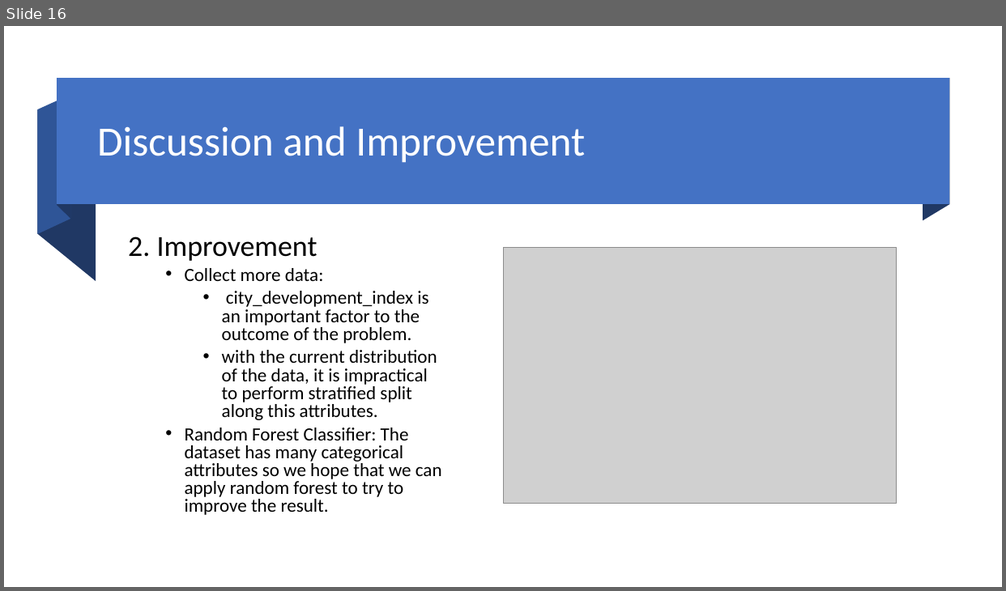
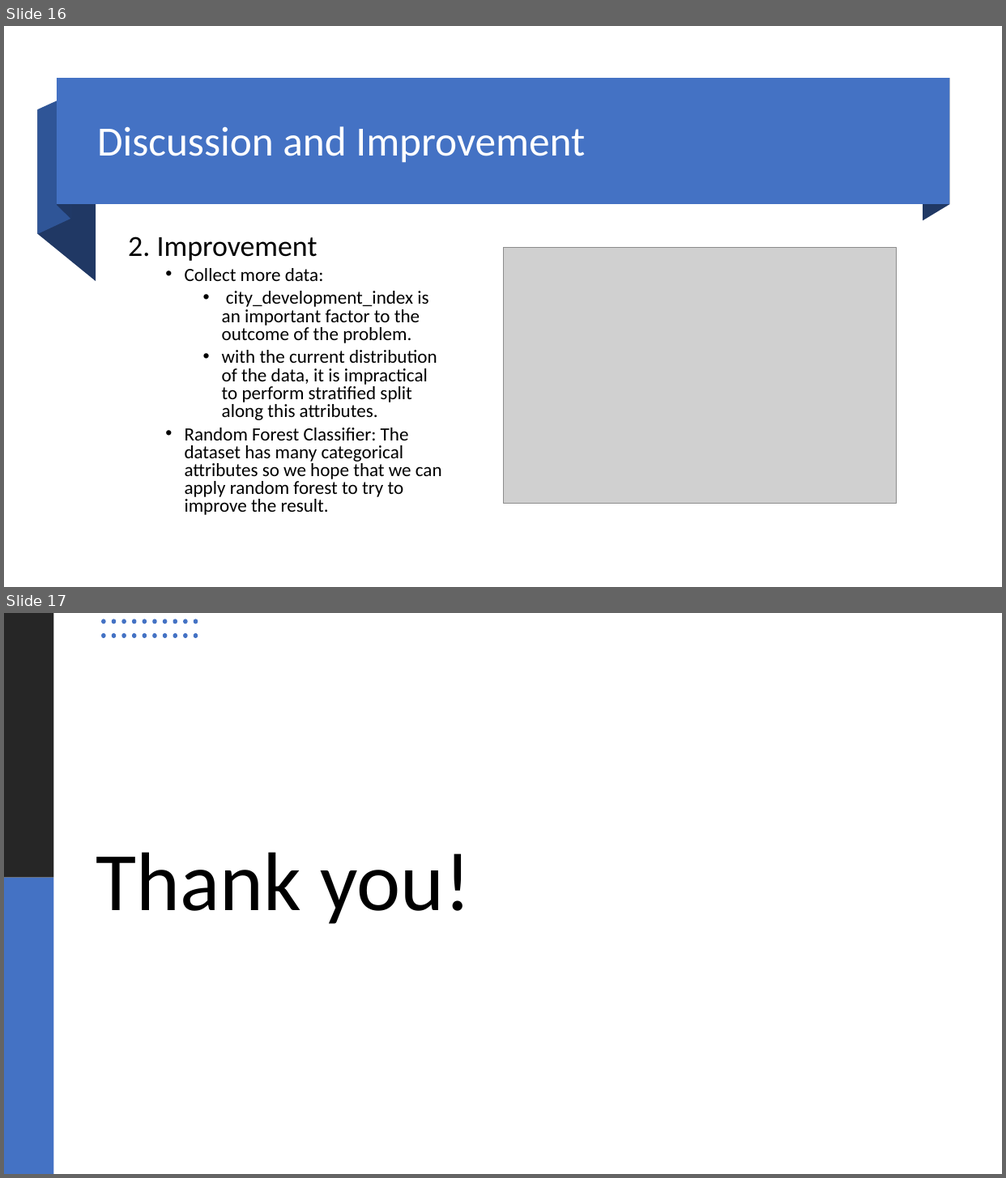
Before and after one commit to scinerd68/JobChangePrediction, a slide deck: Team3 ML Slides.pptx. Shown one above the other, each under a label of ours: slide 16 before the commit, slides 16 and 17 after it. The pictures are 1006x591 and 1006x1178 pixels, drawn with LibreOffice and Linux fonts; fonts in the diff are those of the drawing; grey boxes stand for pictures. Boxes give left, top, right and bottom in pixels: in the first picture for what was removed or moved away, otherwise in the second. Text is boxed around its words. In the diff, an @@ line names an element or a change of style, - is before the commit and + after.

Commit message:
add thankyou slide

```diff
--- a/Team3 ML Slides.pptx
+++ b/Team3 ML Slides.pptx
@@ slide 17 added at (4,613,1002,1174), background #FFFFFF @@
@@ rectangle added at (4,613,53,878), fill #262626 @@
@@ group added at (101,619,198,637): 20 ellipses @@
@@ title added at (96,852,471,924), 80 pt, text #000000 @@
+Thank you!
@@ rectangle added at (4,878,53,1174), fill #4472C4 @@
```
